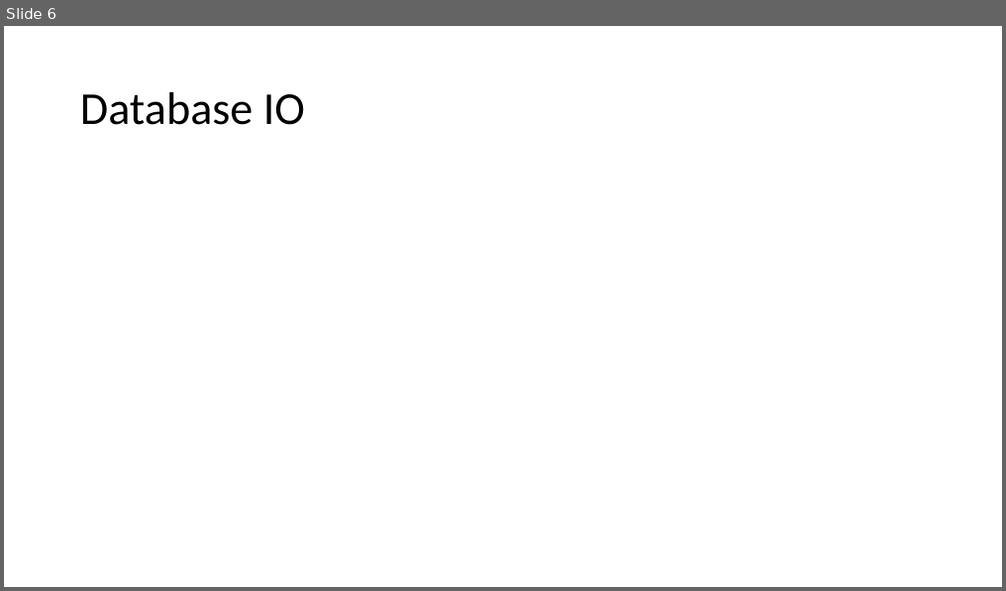
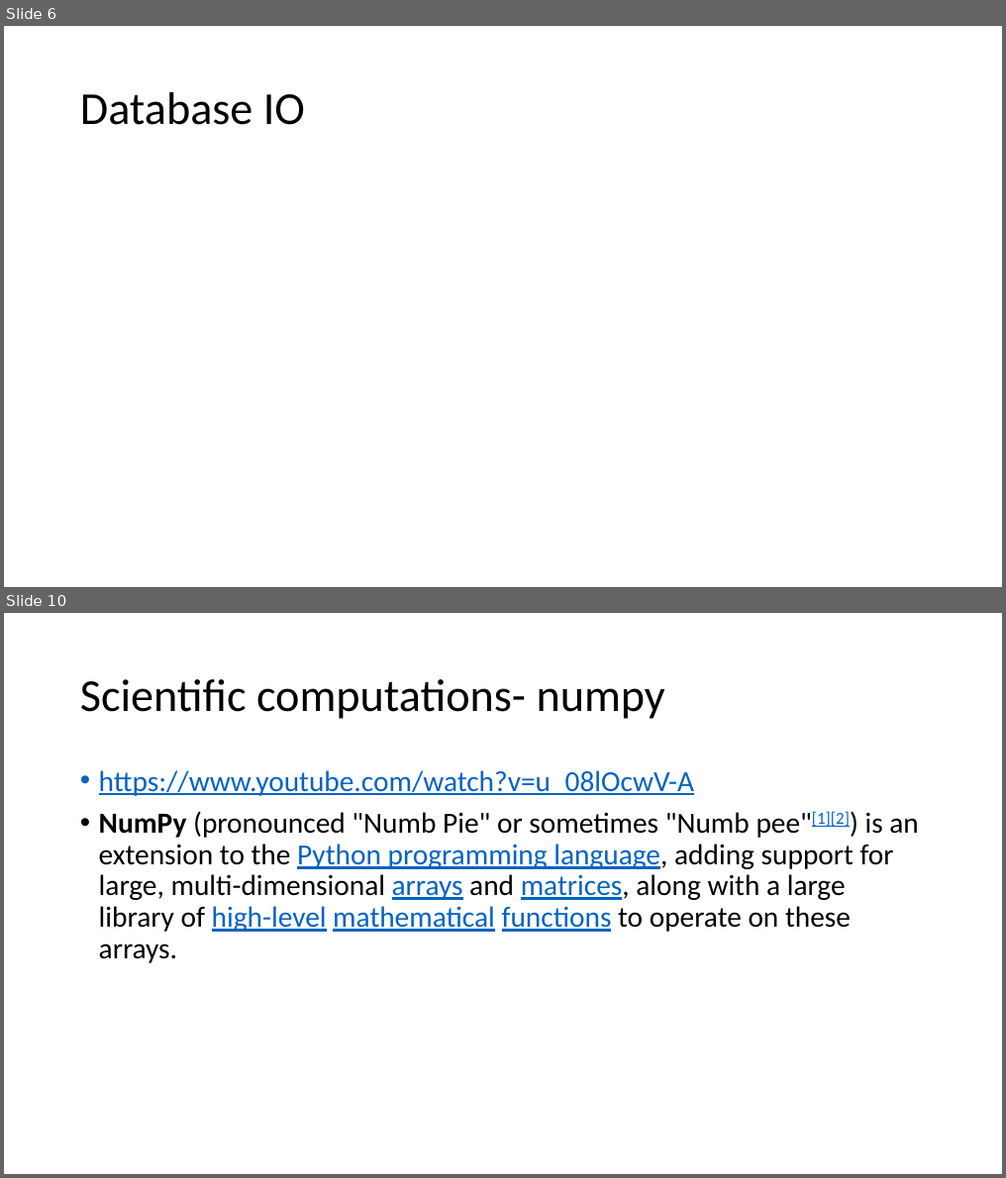
Before and after one commit to waytoalpit/MyBucket, a slide deck: Python Programming.pptx. Shown one above the other, each under a label of ours: slide 6 before the commit, slides 6 and 10 after it; the slides between them are not shown. The pictures are 1006x591 and 1006x1178 pixels, drawn with LibreOffice and Linux fonts; fonts in the diff are those of the drawing. Boxes give left, top, right and bottom in pixels: in the first picture for what was removed or moved away, otherwise in the second. Text is boxed around its words. In the diff, an @@ line names an element or a change of style, - is before the commit and + after.

```diff
--- a/Python Programming.pptx
+++ b/Python Programming.pptx
@@ slide 10 added at bbox=[4, 613, 1002, 1174], background #FFFFFF @@
@@ title added at bbox=[80, 679, 665, 719], 44 pt, text #000000 @@
+Scientific computations- numpy
@@ text added at bbox=[99, 770, 918, 963], 28 pt, text #000000 @@
+• https://www.youtube.com/watch?v=u_08lOcwV-A
+• NumPy (pronounced "Numb Pie" or sometimes "Numb pee"[1][2]) is an extension to the Python programming language, adding support for large, multi-dimensional arrays and matrices, along with a large library of high-level mathematical functions to operate on these arrays.
```
Also in this commit, not shown: 3 slides changed, 3 other slides added.
